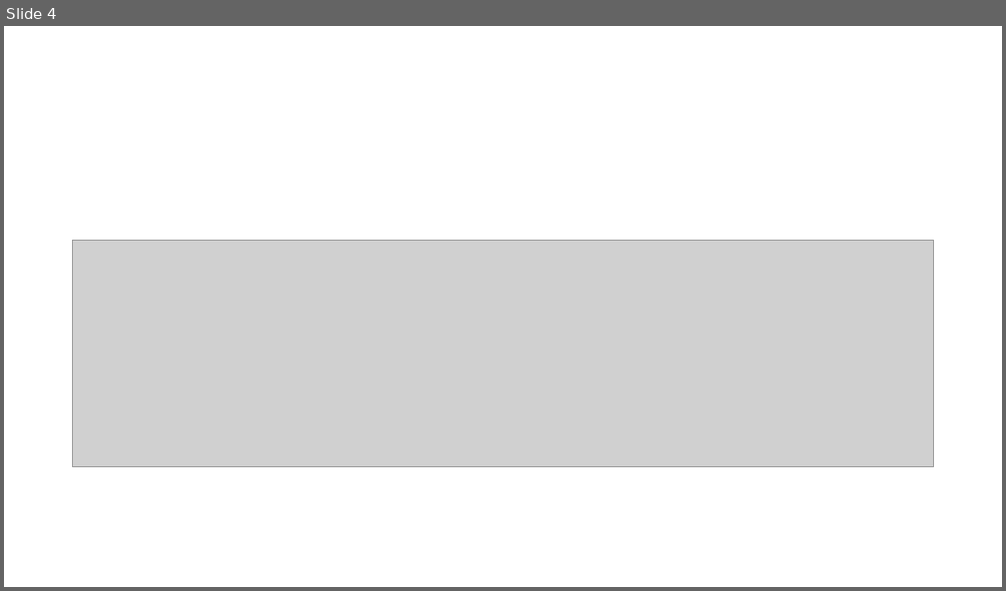
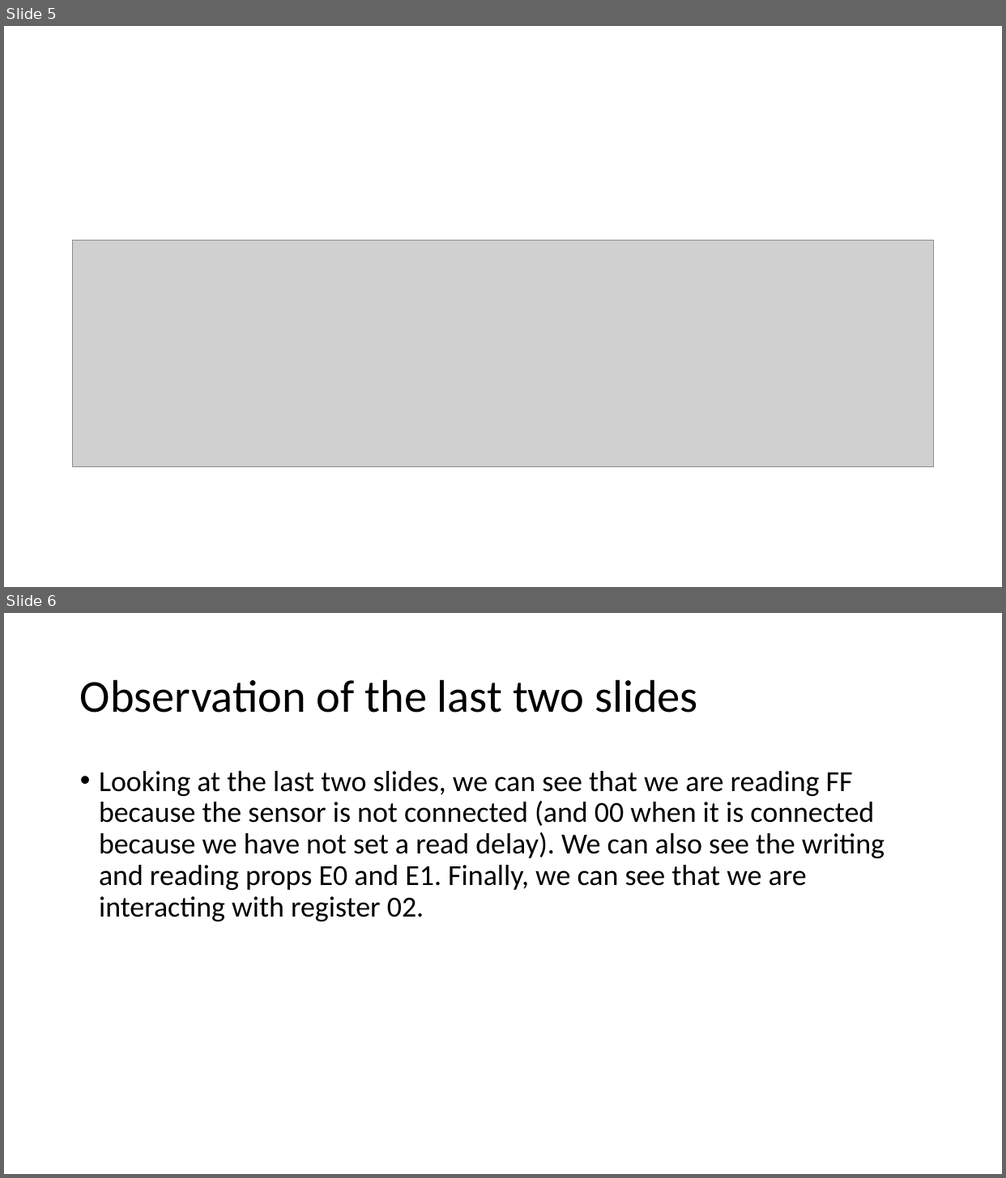
Before and after one commit to Titania7/Distance_sensor_I2C, a slide deck: Proof of concept.pptx. Shown one above the other, each under a label of ours: slide 4 before the commit, slides 5 and 6 after it. The pictures are 1006x591 and 1006x1178 pixels, drawn with LibreOffice and Linux fonts; fonts in the diff are those of the drawing; grey boxes stand for pictures. Boxes give left, top, right and bottom in pixels: in the first picture for what was removed or moved away, otherwise in the second. Text is boxed around its words. In the diff, an @@ line names an element or a change of style, - is before the commit and + after.

```diff
--- a/Proof of concept.pptx
+++ b/Proof of concept.pptx
@@ slide 6 added at (4,613,1002,1174), background #FFFFFF @@
@@ title added at (80,679,698,713), 44 pt, text #000000 @@
+Observation of the last two slides
@@ text added at (99,771,884,922), 28 pt, text #000000 @@
+• Looking at the last two slides, we can see that we are reading FF because the sensor is not connected (and 00 when it is connected because we have not set a read delay). We can also see the writing and reading props E0 and E1. Finally, we can see that we are interacting with register 02.
@@ what was slide 4 is now slide 5 @@
```
Also in this commit, not shown: 1 other slide added.
